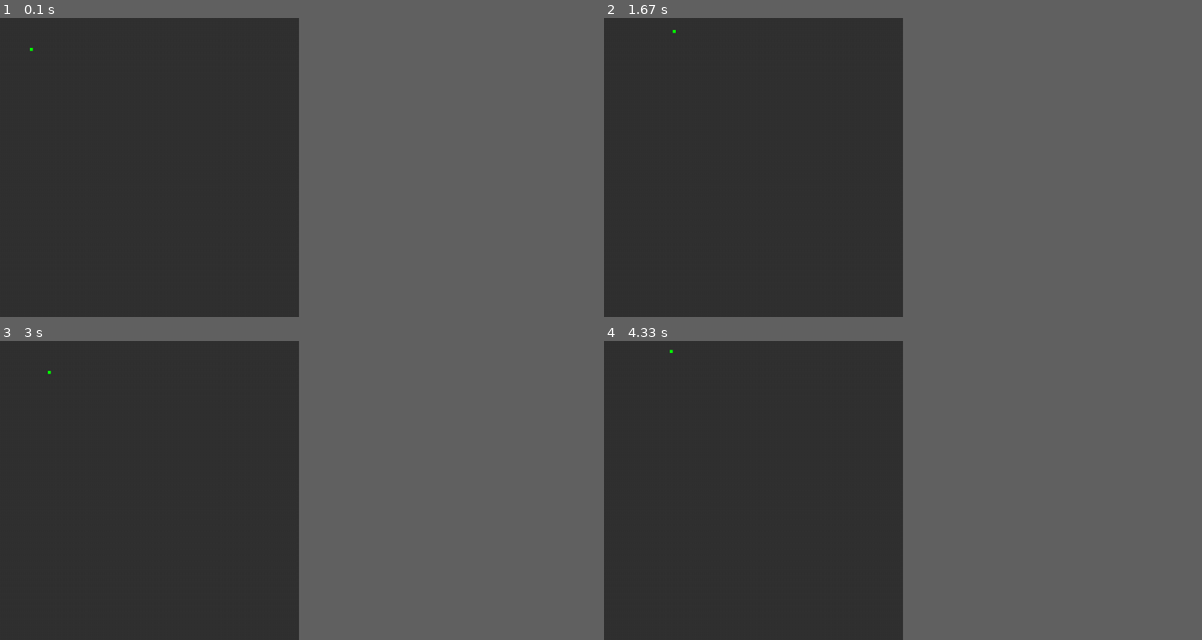
Above: before the commit, frames 1-4 (two rows, left to right).
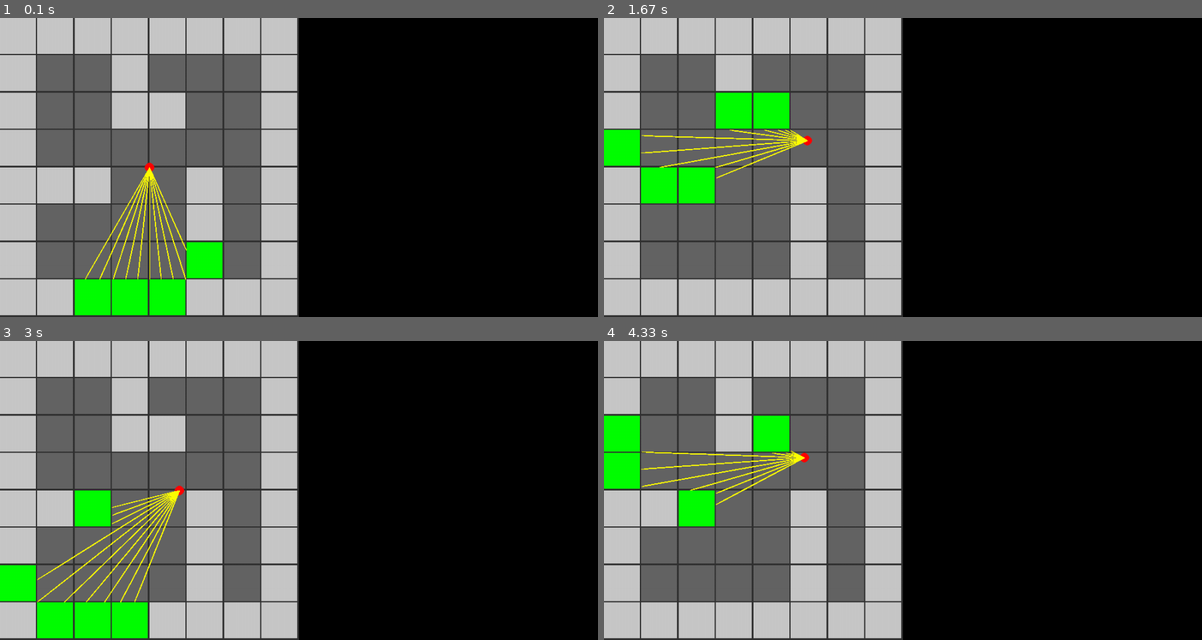
Above: after the commit, the same moments.

Repository: maksimKorzh/raycasting-tutorials
Game: pygame game, started from src/pygame-raycasting/raycasting.py
Same seed, same stepped clock (60 frames per second), same inputs: the game is played once before the commit and once after it.
Inputs:
- Up to frame 1 (0.1 s): no input
- Up to frame 2 (1.67 s): tap A at 0.33 s; hold Right 0.67-1.13 s; hold D 0.67-1.13 s; hold Up 1.17-1.47 s; hold Right from 1.5 s (still down); hold D from 1.5 s (still down)
- Up to frame 3 (3 s): release Right at 1.97 s; release D at 1.97 s; hold Left 2-2.53 s; hold A 2-2.53 s; hold Down 2.57-2.87 s; hold Left from 2.9 s (still down); hold A from 2.9 s (still down)
- Up to frame 4 (4.33 s): release Left at 3.3 s; release A at 3.3 s; hold Up 3.33-3.7 s; hold Right from 3.73 s (still down); hold D from 3.73 s (still down)
In our replay, the window is 450x450 before the commit and 900x450 after it. These sizes can differ from the game's own. Grey fills any space a smaller window leaves; there, only what the larger window draws over its background counts as a difference.

The runs differ from the first frame. In frame 1, 47% of the frame differs, in the area x 0-50%, y 0-100%; in frame 2, 47%; in frame 3, 47%; in frame 4, 47%.

Commit message:
working on 2D version

Diff:
--- a/src/pygame-raycasting/raycasting.py
+++ b/src/pygame-raycasting/raycasting.py
@@ -1,27 +1,128 @@
-import sys, pygame
+# packages
+import sys
+import pygame
+import math
+
+# init pygame
 pygame.init()
+clock = pygame.time.Clock()
 
-win = pygame.display.set_mode((500,500))
-pygame.display.set_caption("First Game")
+# map (MAP_SIZE x MAP_SIZE)
+MAP = (
+    '########'
+    '#  #   #'
+    '#  ##  #'
+    '#      #'
+    '###  # #'
+    '#    # #'
+    '#    # #'
+    '########'
+)
 
-player_x = 50
-player_y = 50
+# global constants
+SCREEN_HEIGHT = 500
+SCREEN_WIDTH = SCREEN_HEIGHT * 2
+CASTED_RAYS = 10
+MAP_SIZE = 8
+TILE_SIZE = SCREEN_HEIGHT / MAP_SIZE
+MAX_DEPTH = int(MAP_SIZE * TILE_SIZE)
+FIELD_OF_VIEW = math.pi / 3
+STEP_ANGLE = FIELD_OF_VIEW / CASTED_RAYS
 
+# global variables
+player_x = SCREEN_HEIGHT / 2
+player_y = SCREEN_HEIGHT / 2
+player_angle = 0.0
+
+# create window
+win = pygame.display.set_mode((SCREEN_WIDTH, SCREEN_HEIGHT))
+pygame.display.set_caption("Ray casting")
+
+# draw map
+def draw_map():
+    # draw map background
+    pygame.draw.rect(win, (50, 50, 50), (0, 0, SCREEN_HEIGHT, SCREEN_HEIGHT))
+
+    # loop over map rows
+    for row in range(8):
+        # loop over map colums
+        for col in range(8):
+            # convert row & col ti map square index
+            square = row * MAP_SIZE + col
+
+            # draw rectangle if find 'wall' at map square index
+            pygame.draw.rect(win, (200, 200, 200) if MAP[square] == '#' else (100, 100, 100),
+                            (col * TILE_SIZE,
+                             row * TILE_SIZE,
+                             TILE_SIZE-2,
+                             TILE_SIZE-2))
+
+    # draw player
+    pygame.draw.circle(win, (255, 0, 0), (int(player_x), int(player_y)), 8)
+
+# ray casting algorithm
+def cast_rays():
+    # define initial angle
+    start_angle = player_angle - FIELD_OF_VIEW / 2
+
+    # loop over casting rays (used screen width pixels)
+    for ray in range(CASTED_RAYS):
+        # cast ray
+        for depth in range(MAX_DEPTH):
+            # extend ray
+            target_x = player_x + depth * math.sin(start_angle)
+            target_y = player_y + depth * math.cos(start_angle)
+
+            # ray hits the wall
+            if MAP[int(target_y / TILE_SIZE) * MAP_SIZE + int(target_x / TILE_SIZE)] == '#':
+                # highlight the wall
+                target_col = int(target_x / TILE_SIZE)
+                target_row = int(target_y / TILE_SIZE)
+                pygame.draw.rect(win, (0, 255, 0), (target_col * TILE_SIZE,
+                                                    target_row * TILE_SIZE,
+                                                    TILE_SIZE - 2,
+                                                    TILE_SIZE - 2))
+                # drop casting ray
+                break
+
+            # draw casting ray
+            pygame.draw.line(win, (255, 255, 0), (player_x, player_y), (target_x, target_y))
+
+
+
+
+
+        # increment angle
+        start_angle += STEP_ANGLE
+
+
+# game loop
 while True:
-    pygame.time.delay(50)
+    # escpare condition
     for event in pygame.event.get():
         if event.type == pygame.QUIT:
             sys.exit(0)
 
+    # draw 2D map
+    draw_map()
+
+    # render scene
+    cast_rays()
+
+    # get user input
     keys = pygame.key.get_pressed()
 
+    # update player position/view
+    if keys[pygame.K_a]: player_angle += 0.1
+    if keys[pygame.K_d]: player_angle -= 0.1
+    if keys[pygame.K_UP]: player_y -= 5
+    if keys[pygame.K_DOWN]: player_y += 5
     if keys[pygame.K_LEFT]: player_x -= 5
     if keys[pygame.K_RIGHT]: player_x += 5
-    if keys[pygame.K_UP]: player_y -= 5
-    if keys[pygame.K_DOWN]: player_y += 5
 
-    win.fill((50,50,50))  # Fills the screen with black
-    pygame.draw.rect(win, (0,255,0), (player_x, player_y, 5, 5))
-    pygame.display.update()
+    # update frame according to FPS
+    pygame.display.flip()
+    clock.tick(30)
 
+# clean ups
 pygame.quit()
